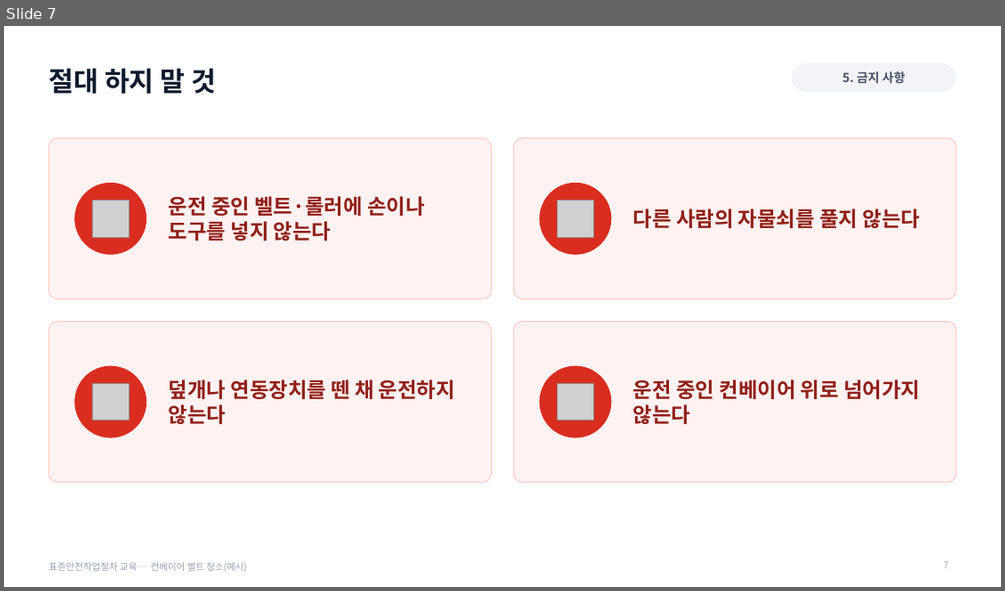
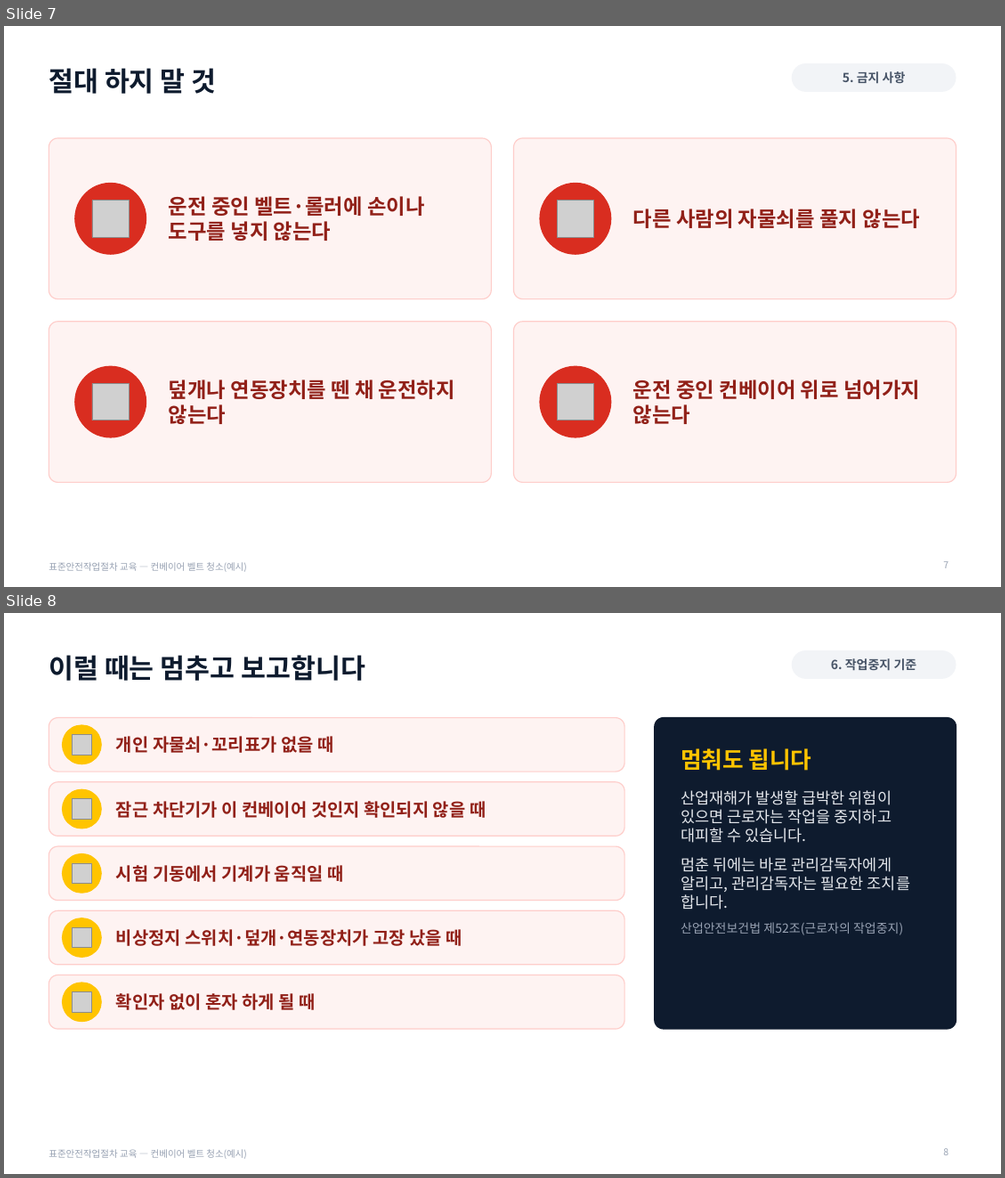
Before and after one commit to tjsrlfhzpt-ai/anjeonduck, a slide deck: assets/files/templates/SafePlum_sop_training.pptx. Shown one above the other, each under a label of ours: slide 7 before the commit, slides 7 and 8 after it. The pictures are 1005x591 and 1005x1178 pixels, drawn with LibreOffice and Linux fonts; fonts in the diff are those of the drawing; grey boxes stand for pictures. Boxes give left, top, right and bottom in pixels: in the first picture for what was removed or moved away, otherwise in the second. Text is boxed around its words. In the diff, an @@ line names an element or a change of style, - is before the commit and + after.

```diff
--- a/assets/files/templates/SafePlum_sop_training.pptx
+++ b/assets/files/templates/SafePlum_sop_training.pptx
@@ slide 8 added at (4,613,1001,1174), background #FFFFFF; not listed: 1 template element that a slide beside it also shows @@
@@ title added at (48,655,365,681), 26 pt, text #0E1B2E, bold @@
+이럴 때는 멈추고 보고합니다
@@ rounded rectangle added at (792,650,956,679), fill #F2F4F7, 12 pt, text #475467, bold @@
+6. 작업중지 기준
@@ rounded rectangle added at (48,718,624,771), fill #FEF3F2, outline #FECDCA 1 pt @@
@@ rounded rectangle added at (655,718,956,1029), fill #0E1B2E, outline #0E1B2E 1 pt @@
@@ ellipse added at (63,725,101,764), fill #FFC400, outline #FFC400 1 pt @@
@@ picture added at (72,734,91,755) @@
@@ text added at (116,736,333,753), 17 pt, text #912018, bold @@
+개인 자물쇠·꼬리표가 없을 때
@@ text added at (680,748,812,771), 22 pt, text #FFC400, bold @@
+멈춰도 됩니다
@@ rounded rectangle added at (48,782,624,835), fill #FEF3F2, outline #FECDCA 1 pt @@
@@ ellipse added at (63,789,101,828), fill #FFC400, outline #FFC400 1 pt @@
@@ picture added at (72,798,91,819) @@
@@ text added at (680,790,910,935), 15 pt, text #E4E7EC @@
+산업재해가 발생할 급박한 위험이 있으면 근로자는 작업을 중지하고 대피할 수 있습니다.
+멈춘 뒤에는 바로 관리감독자에게 알리고, 관리감독자는 필요한 조치를 합니다.
+산업안전보건법 제52조(근로자의 작업중지)
@@ text added at (116,801,485,818), 17 pt, text #912018, bold @@
+잠근 차단기가 이 컨베이어 것인지 확인되지 않을 때
@@ rounded rectangle added at (48,846,624,900), fill #FEF3F2, outline #FECDCA 1 pt @@
@@ ellipse added at (63,854,101,892), fill #FFC400, outline #FFC400 1 pt @@
@@ picture added at (72,863,91,883) @@
@@ text added at (116,865,343,882), 17 pt, text #912018, bold @@
+시험 기동에서 기계가 움직일 때
@@ rounded rectangle added at (48,910,624,965), fill #FEF3F2, outline #FECDCA 1 pt @@
@@ ellipse added at (63,918,101,957), fill #FFC400, outline #FFC400 1 pt @@
@@ picture added at (72,927,91,948) @@
@@ text added at (116,929,462,946), 17 pt, text #912018, bold @@
+비상정지 스위치·덮개·연동장치가 고장 났을 때
@@ rounded rectangle added at (48,975,624,1029), fill #FEF3F2, outline #FECDCA 1 pt @@
@@ ellipse added at (63,982,101,1022), fill #FFC400, outline #FFC400 1 pt @@
@@ picture added at (72,991,91,1012) @@
@@ text added at (116,993,315,1010), 17 pt, text #912018, bold @@
+확인자 없이 혼자 하게 될 때
@@ page number added at (943,1148,948,1155), 9 pt, text #98A2B3 @@
+8
```
Also in this commit, not shown: 6 slides changed, 1 other slide added, 21 other files.
